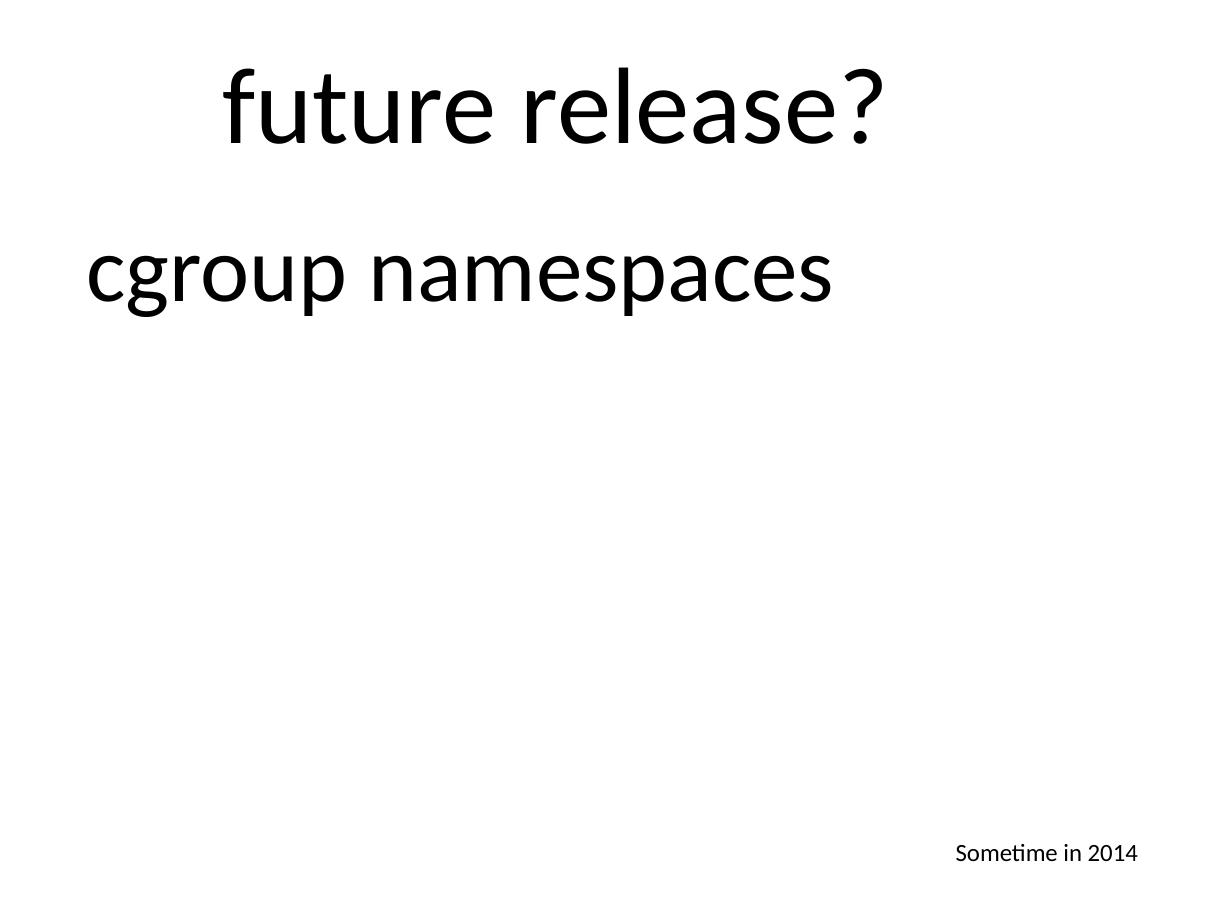
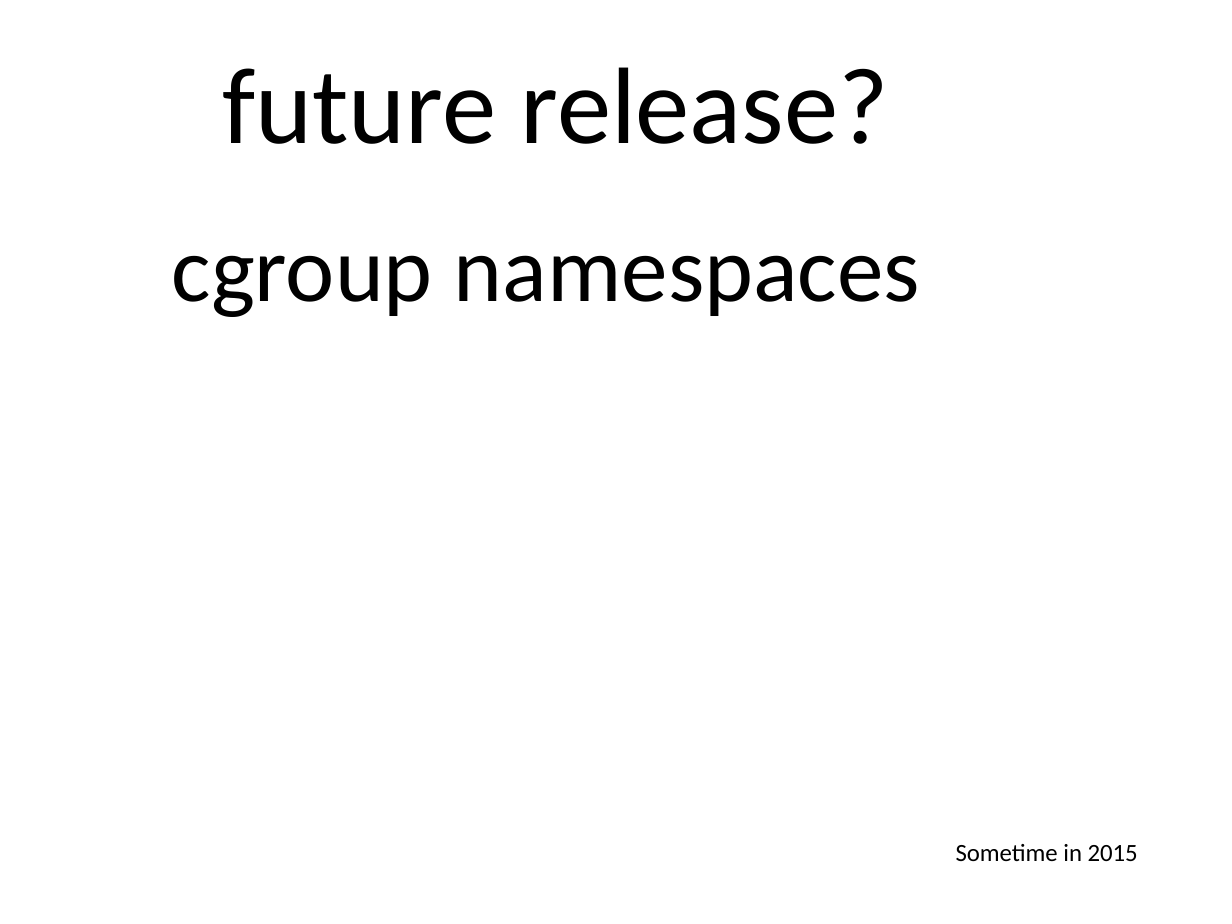
Before and after one commit to gregkh/kernel-development, a slide deck: slide 23 of lf_kernel-development.odp (slide 37 before the commit). Drawn at 1232x924 pixels with LibreOffice and Linux fonts; fonts in the diff are those of the drawing; background and template pictures are left out. Boxes give left, top, right and bottom in pixels: in the first picture for what was removed or moved away, otherwise in the second. Text is boxed around its words. In the diff, an @@ line names an element or a change of style, - is before the commit and + after.

```diff
--- a/lf_kernel-development.odp
+++ b/lf_kernel-development.odp
@@ text "cgroup namespaces": place and size @@
-text "cgroup namespaces" at [86, 255, 834, 317]
+text "cgroup namespaces" at [172, 255, 920, 317]
@@ text at [956, 844, 1138, 861]: text changed @@
-Sometime in 2014
+Sometime in 2015
```
Also in this commit, not shown: 27 other slides changed, 1 slide removed, 1 other file.
